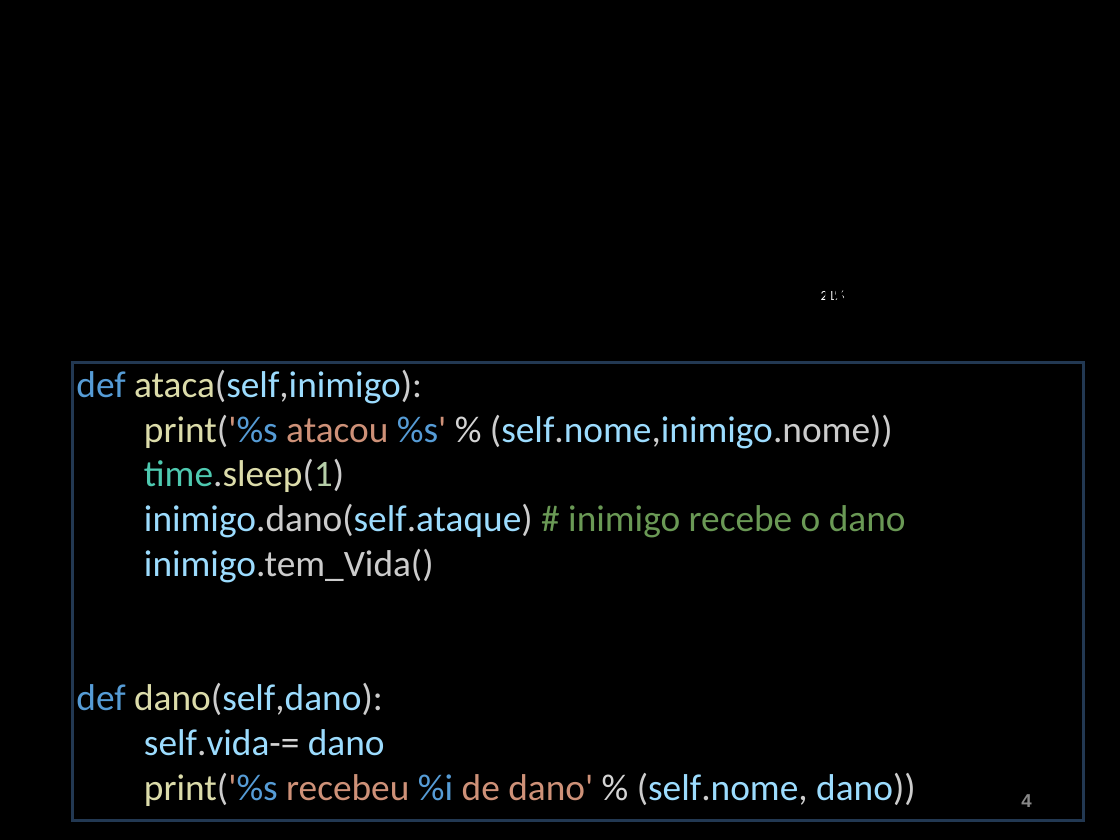
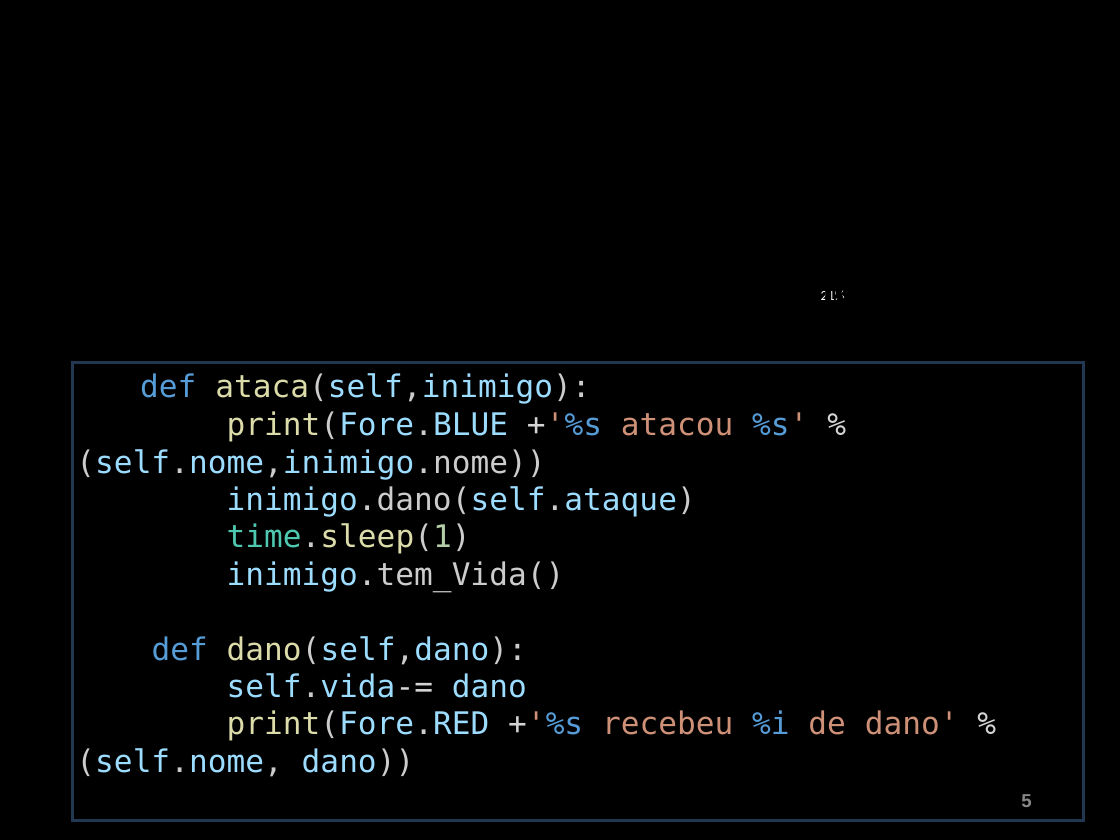
Before and after one commit to jefftdb/mini_curso, a slide deck: slide 5 of mini_curso_Orientado_a_Objeto.pptx (slide 4 before the commit). Drawn at 1120x840 pixels with LibreOffice and Linux fonts; fonts in the diff are those of the drawing; background and template pictures are left out. Boxes give left, top, right and bottom in pixels: in the first picture for what was removed or moved away, otherwise in the second. Text is boxed around its words. In the diff, an @@ line names an element or a change of style, - is before the commit and + after.

```diff
--- a/mini_curso_Orientado_a_Objeto.pptx
+++ b/mini_curso_Orientado_a_Objeto.pptx
@@ text at [140, 373, 590, 698]: size 24 to 20 pt, font Calibri to DejaVu Sans Mono in "def ataca(self,inimigo):", "time.sleep(1)", "inimigo.tem_Vida()", "def dano(self,dano):" and 1 more places @@
@@ text at [76, 411, 808, 517]: text changed; size 24 to 20 pt; font Calibri to DejaVu Sans Mono @@
-print('%s atacou %s' % (self.nome,inimigo.nome))
+print(Fore.BLUE +'%s atacou %s' % (self.nome,inimigo.nome))
+inimigo.dano(self.ataque)
@@ text at [144, 504, 821, 538]: paragraph removed @@
-inimigo.dano(self.ataque) # inimigo recebe o dano
@@ text at [76, 710, 959, 777]: text changed; size 24 to 20 pt; font Calibri to DejaVu Sans Mono; text colour #CE9178 to #9CDCFE @@
-print('%s recebeu %i de dano' % (self.nome, dano))
+print(Fore.RED +'%s recebeu %i de dano' % (self.nome, dano))
@@ page number at [1021, 794, 1031, 807]: text changed @@
-4
+5
```
Also in this commit, not shown: 3 other slides changed, 2 slides added, 1 slide removed.
